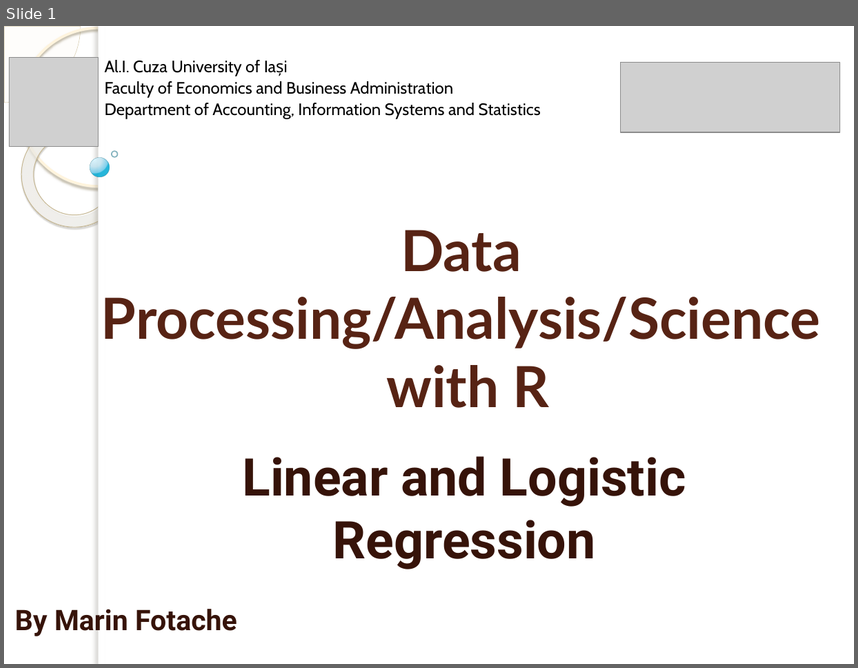
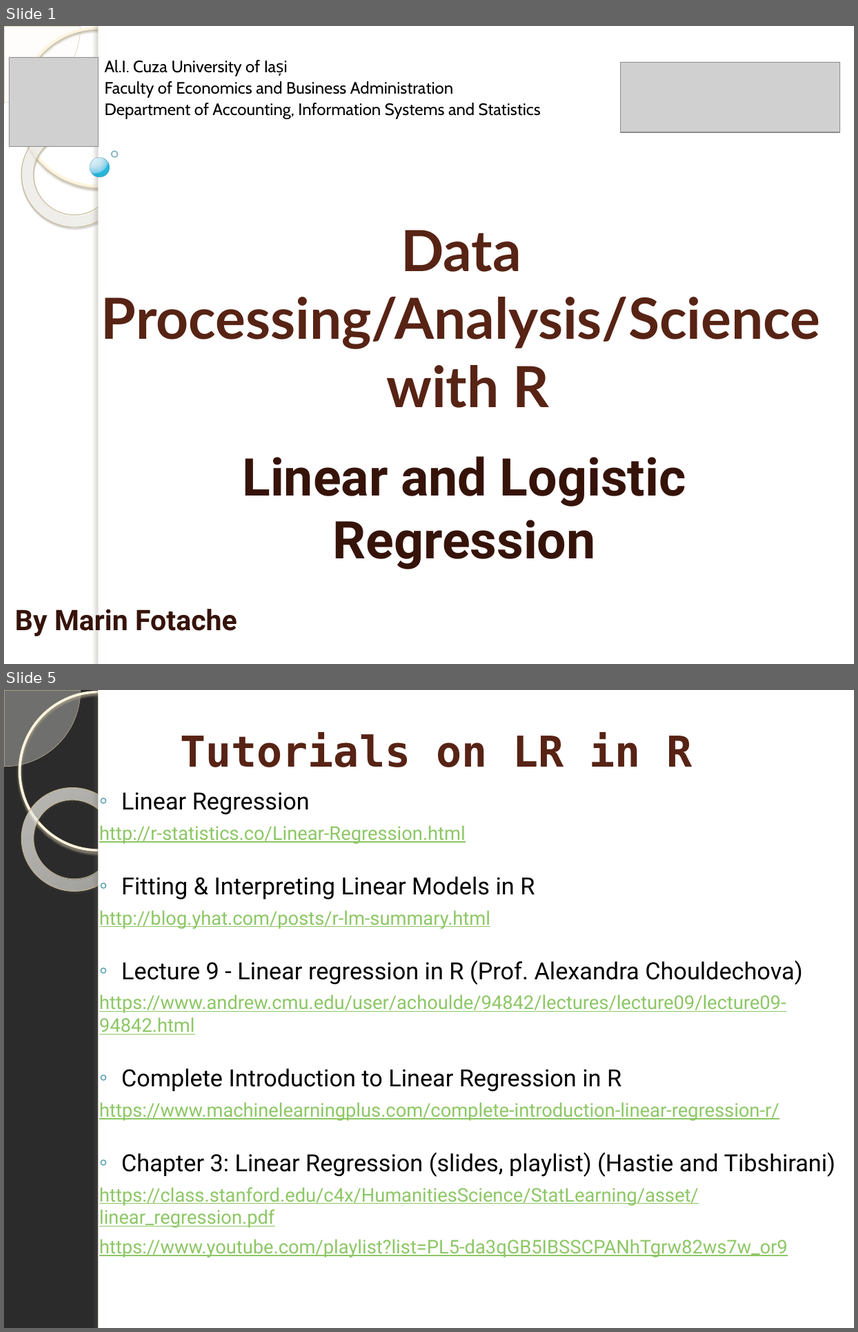
Before and after one commit to marinfotache/Data-Processing-Analysis-Science-with-R, a slide deck: 11 Regression/11_regression.pptx. Shown one above the other, each under a label of ours: slide 1 before the commit, slides 1 and 5 after it; the slides between them are not shown. The pictures are 858x668 and 858x1332 pixels, drawn with LibreOffice and Linux fonts; fonts in the diff are those of the drawing; grey boxes stand for pictures; background and template pictures are left out; a plain dark background stands for a picture behind light text. Boxes give left, top, right and bottom in pixels: in the first picture for what was removed or moved away, otherwise in the second. Text is boxed around its words. In the diff, an @@ line names an element or a change of style, - is before the commit and + after.

```diff
--- a/11 Regression/11_regression.pptx
+++ b/11 Regression/11_regression.pptx
@@ slide 5 added at bbox=[4, 690, 854, 1328], background picture (left out); not listed: 5 template elements that a slide beside it also shows @@
@@ title added at bbox=[180, 733, 692, 767], 36 pt, text #572314, bold @@
+Tutorials on LR in R
@@ text added at bbox=[99, 792, 836, 1257], 16 pt, text #8DC765, underline @@
+  ◦ Linear Regression
+  http://r-statistics.co/Linear-Regression.html
+  ◦ Fitting & Interpreting Linear Models in R
+  http://blog.yhat.com/posts/r-lm-summary.html
+  ◦ Lecture 9 - Linear regression in R (Prof. Alexandra Chouldechova)
+  https://www.andrew.cmu.edu/user/achoulde/94842/lectures/lecture09/lecture09-94842.html
+  ◦ Complete Introduction to Linear Regression in R
+  https://www.machinelearningplus.com/complete-introduction-linear-regression-r/
+  ◦ Chapter 3: Linear Regression (slides, playlist) (Hastie and Tibshirani)
+  https://class.stanford.edu/c4x/HumanitiesScience/StatLearning/asset/linear_regression.pdf
+  https://www.youtube.com/playlist?list=PL5-da3qGB5IBSSCPANhTgrw82ws7w_or9
```
Also in this commit, not shown: 3 slides changed, 3 other slides added.
